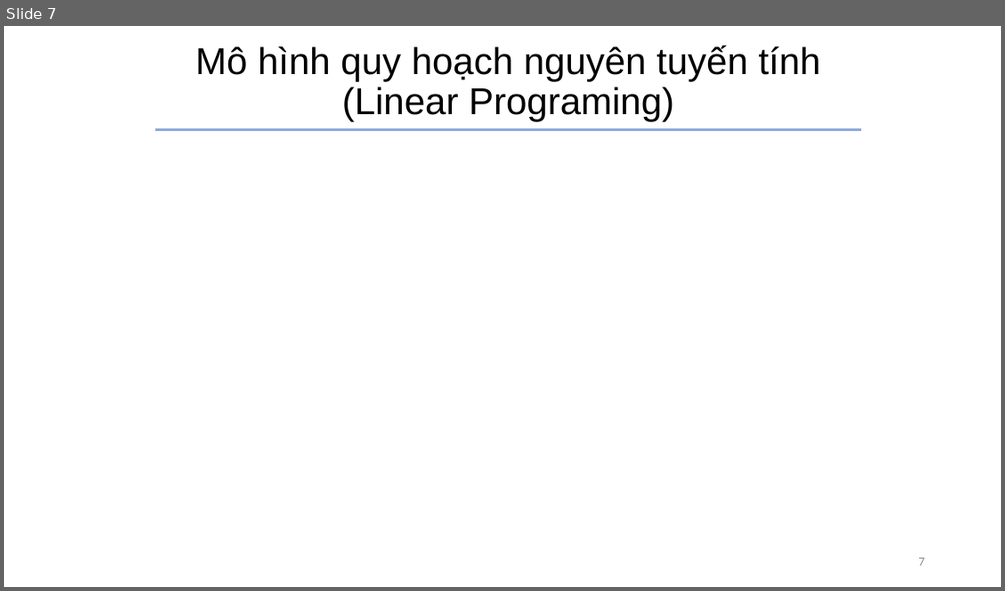
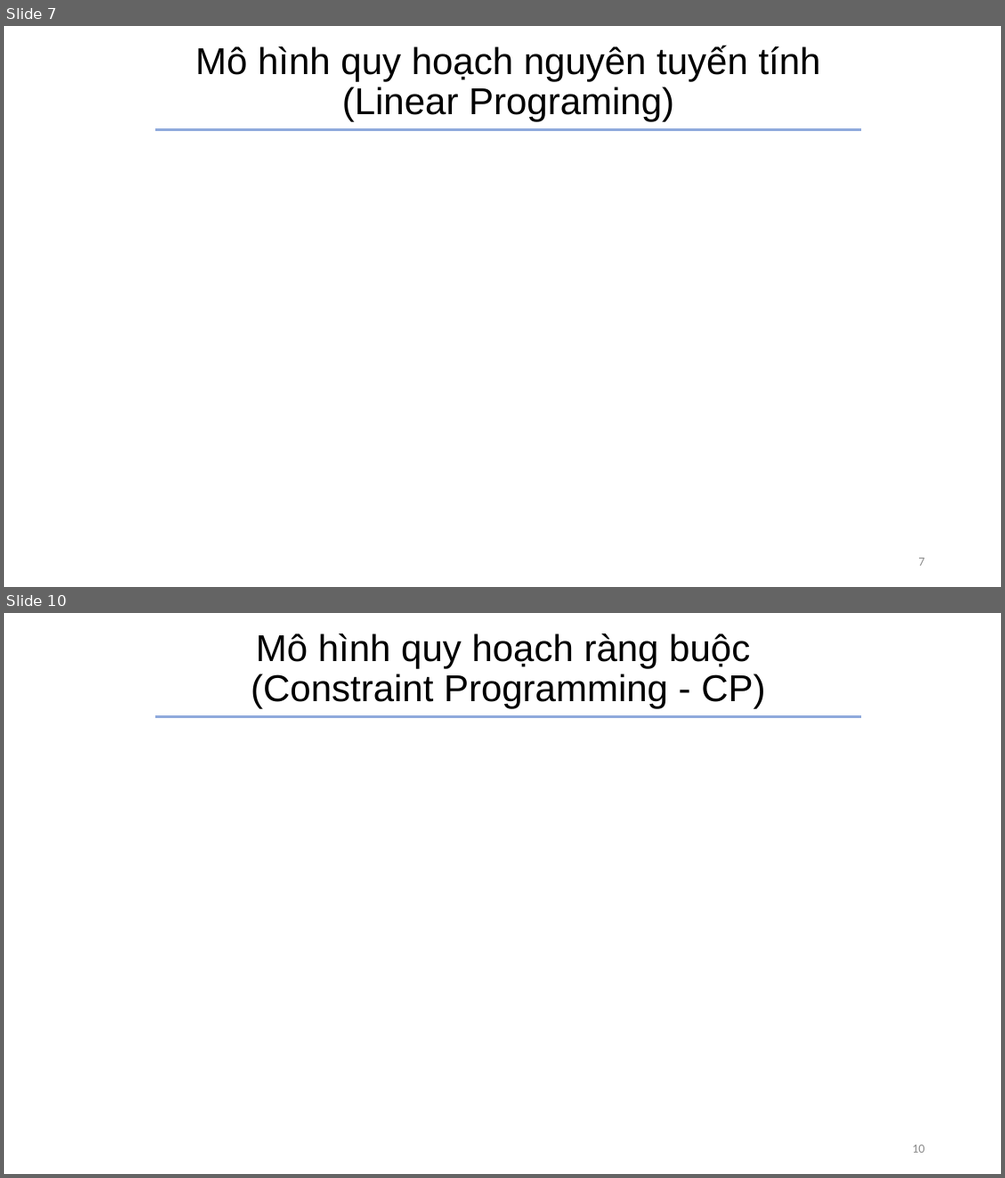
Before and after one commit to doflamingo0/Planning_Optimization, a slide deck: project.pptx. Shown one above the other, each under a label of ours: slide 7 before the commit, slides 7 and 10 after it; the slides between them are not shown. The pictures are 1005x591 and 1005x1178 pixels, drawn with LibreOffice and Linux fonts; fonts in the diff are those of the drawing; grey boxes stand for pictures. Boxes give left, top, right and bottom in pixels: in the first picture for what was removed or moved away, otherwise in the second. Text is boxed around its words. In the diff, an @@ line names an element or a change of style, - is before the commit and + after.

```diff
--- a/project.pptx
+++ b/project.pptx
@@ slide 10 added at [4, 613, 1001, 1174], background #FFFFFF @@
@@ title added at [251, 633, 765, 708], 36 pt, text #000000 @@
+Mô hình quy hoạch ràng buộc
+(Constraint Programming - CP)
@@ line added from (155, 717) to (862, 717), #8FAADC 2 pt @@
@@ page number added at [912, 1144, 924, 1152], 12 pt, text #8C8C8C @@
+10
```
Also in this commit, not shown: 2 other slides added, 11 other files.
